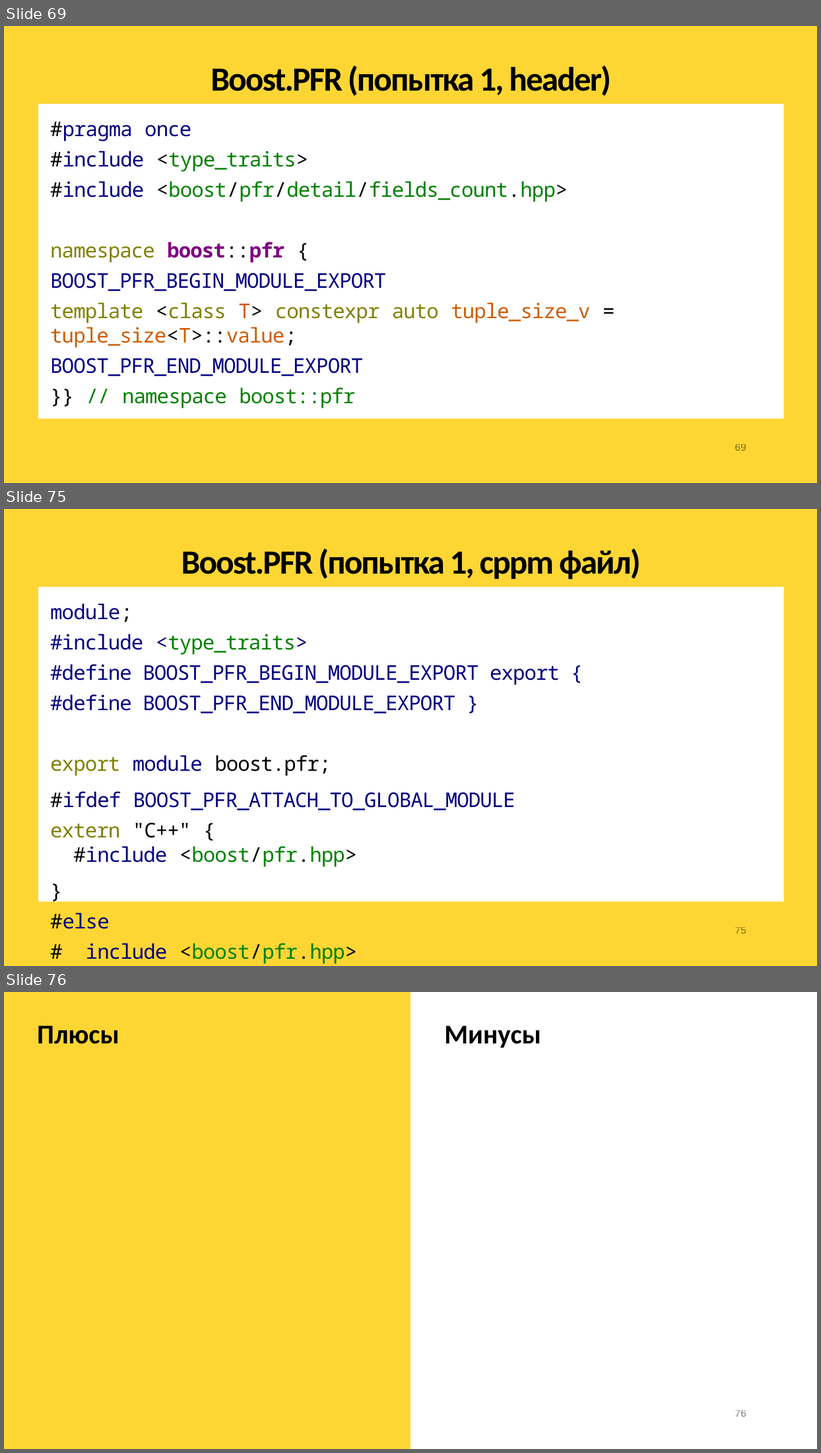
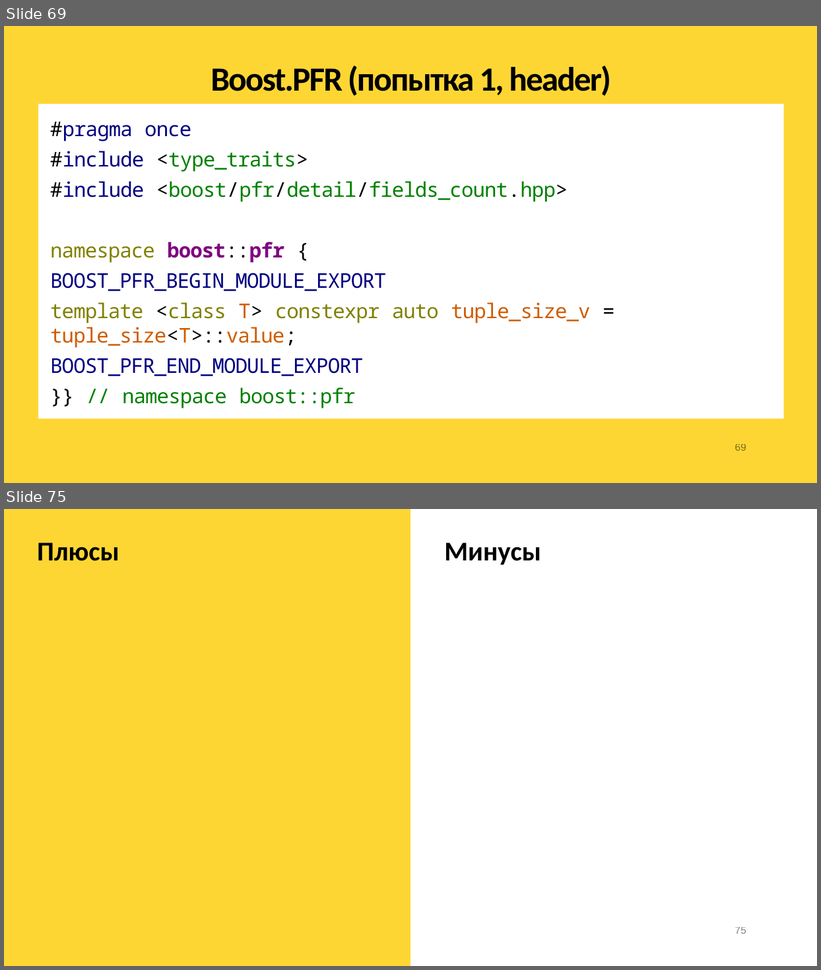
Before and after one commit to apolukhin/apolukhin.github.io, a slide deck: presentations/modules.odp. Shown one above the other, each under a label of ours: slides 69, 75 and 76 before the commit, slides 69 and 75 after it; the slides between them are not shown. The pictures are 821x1453 and 821x970 pixels, drawn with LibreOffice and Linux fonts; fonts in the diff are those of the drawing; background and template pictures are left out. Boxes give left, top, right and bottom in pixels: in the first picture for what was removed or moved away, otherwise in the second. Text is boxed around its words. In the diff, an @@ line names an element or a change of style, - is before the commit and + after.

```diff
--- a/presentations/modules.odp
+++ b/presentations/modules.odp
@@ slide 75 removed at [4,509,817,966], background #FED634 @@
@@ title removed at [182,549,641,580] @@
-Boost.PFR (попытка 1, cppm файл)
@@ text removed at [38,587,784,902] @@
-module;
-#include <type_traits>
-#define BOOST_PFR_BEGIN_MODULE_EXPORT export {
-#define BOOST_PFR_END_MODULE_EXPORT }
-export module boost.pfr;
-#ifdef BOOST_PFR_ATTACH_TO_GLOBAL_MODULE
-extern "C++" {
-#include <boost/pfr.hpp>
-}
-#else
-# include <boost/pfr.hpp>
-#endif
@@ page number removed at [735,927,746,934] @@
-75
@@ what was slide 76 is now slide 75 @@
```
Also in this commit, not shown: 12 slides changed, 1 other file.
